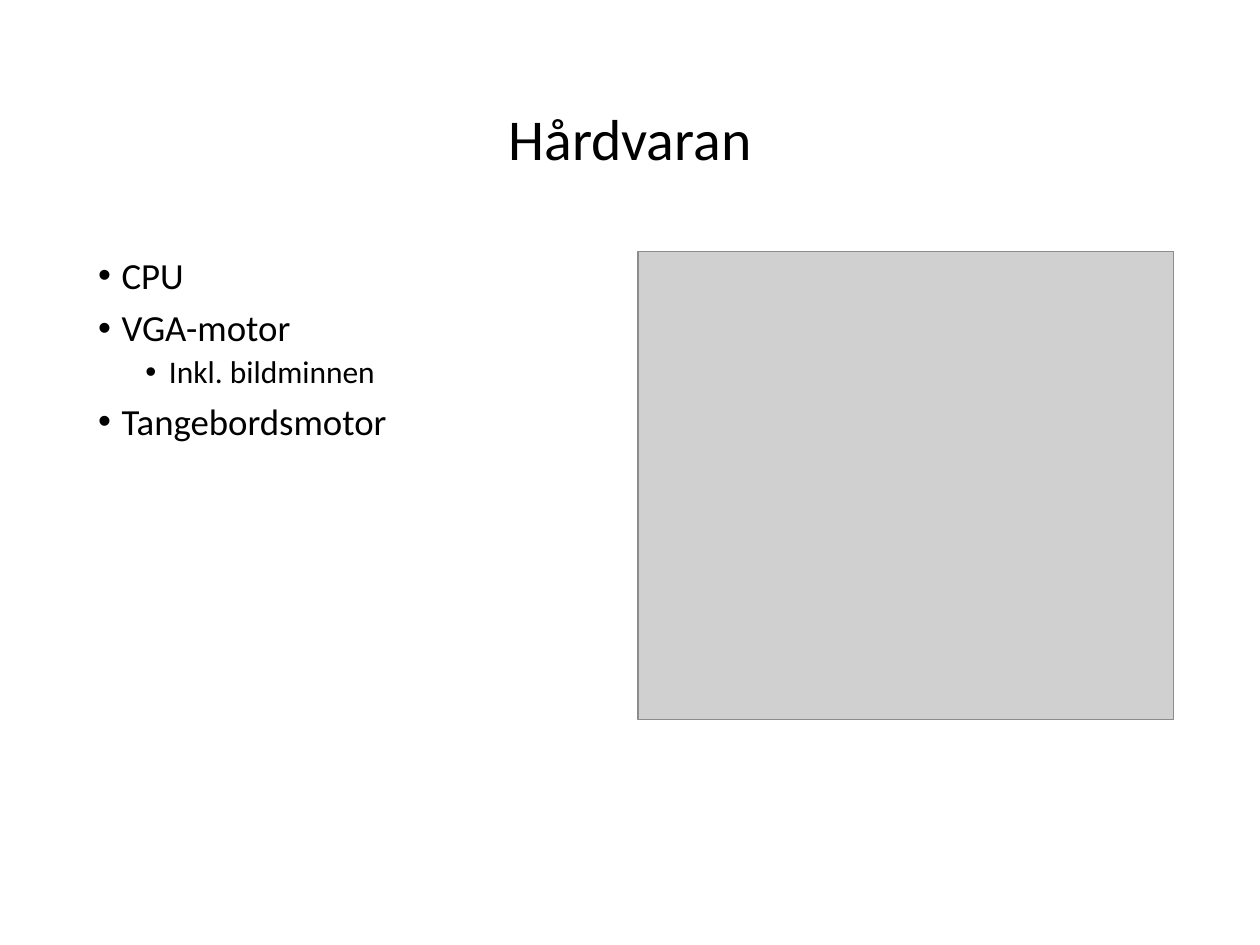
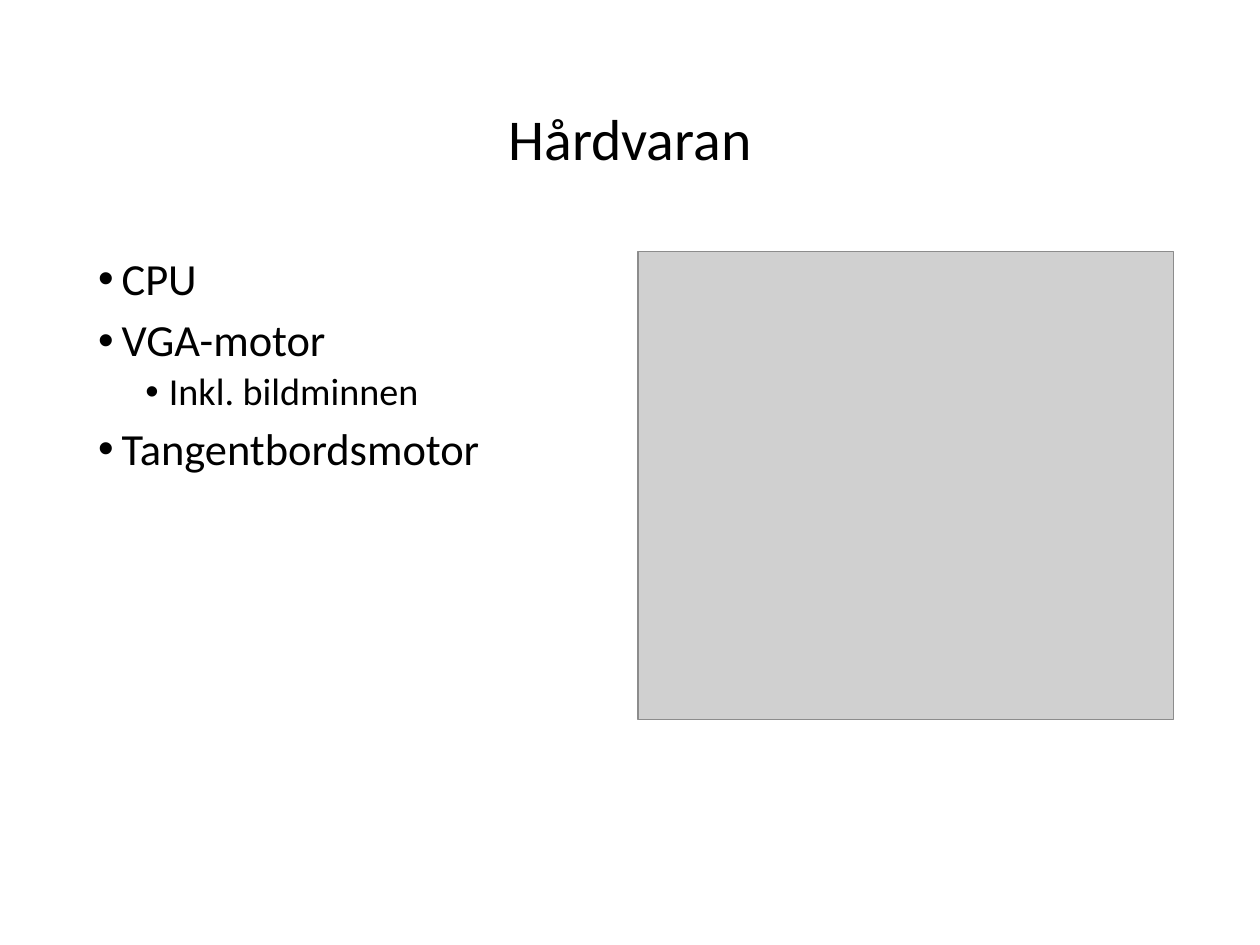
Before and after one commit to Jethro95/TSEA83_Graphing_Calculator, a slide deck: slide 7 of presentation/presentation_powerpoint.pptx. Drawn at 1260x945 pixels with LibreOffice and Linux fonts; fonts in the diff are those of the drawing; grey boxes stand for pictures. Boxes give left, top, right and bottom in pixels: in the first picture for what was removed or moved away, otherwise in the second. Text is boxed around its words. In the diff, an @@ line names an element or a change of style, - is before the commit and + after.

Commit message:
Powerpoint changes

```diff
--- a/presentation/presentation_powerpoint.pptx
+++ b/presentation/presentation_powerpoint.pptx
@@ text at bbox=[122, 266, 419, 406]: size 23.1 to 28 pt in "CPU", "VGA-motor"; size 19.8 to 24 pt in "Inkl. bildminnen" @@
@@ text at bbox=[122, 434, 480, 473]: text changed; size 23.1 to 28 pt @@
-• Tangebordsmotor
+• Tangentbordsmotor
```
Also in this commit, not shown: 11 other slides changed.
